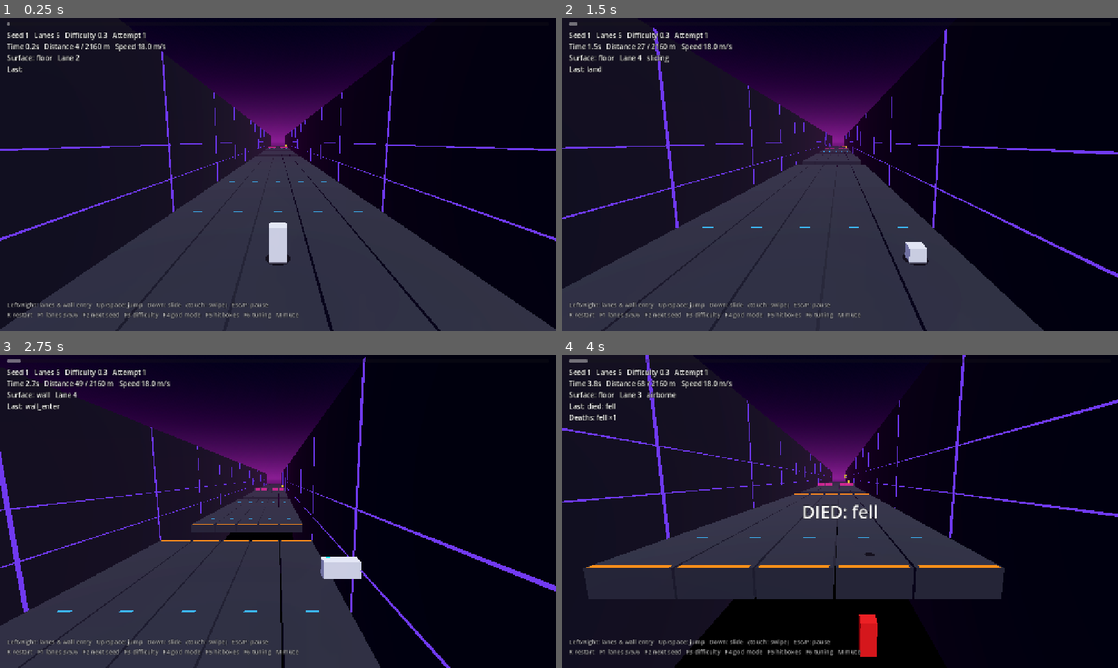
Above: before the commit, frames 1-4 (two rows, left to right).
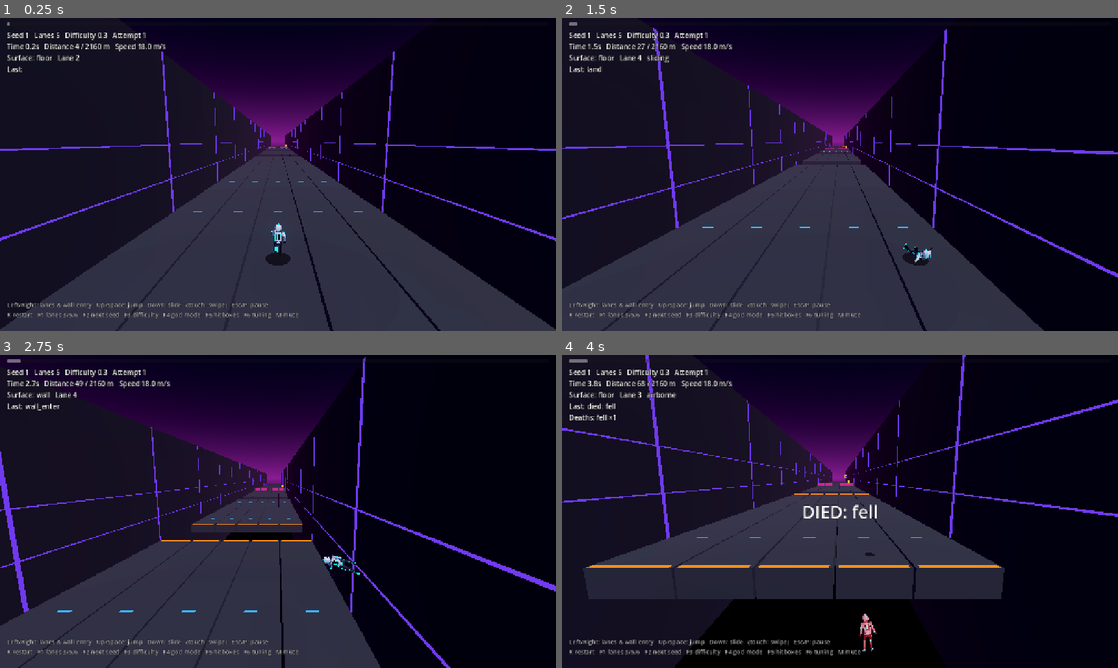
Above: after the commit, the same moments.

Repository: JacobCromwell/NeonRunner
Game: Godot game, scene res://scenes/main.tscn
Two runs of this game, one before a commit and one after it. Both use one fixed random seed, a clock stepped at 60 frames per second and the inputs below.
Inputs (mouse positions are in pixels of both pictures, inside the frame that each line leads up to):
- Up to frame 1 (0.25 s): no input
- Up to frame 2 (1.5 s): move the mouse to (962, 158) at 0.52 s; hold Right (move_right) 0.53-1.25 s; tap Shift (dash) at 0.6 s; click (962, 158) at 0.67 s; tap Up (jump) at 0.77 s; tap Down (slide) at 0.8 s; drag from (728, 190) to (812, 237) at 1.27 s
- Up to frame 3 (2.75 s): move the mouse to (333, 442) at 2.02 s; hold Right (move_right) from 2.03 s (still down); tap Shift (dash) at 2.1 s; tap Down (slide) at 2.3 s
- Up to frame 4 (4 s): release Right (move_right) at 2.75 s; drag from (812, 574) to (673, 464) at 2.77 s; move the mouse to (1006, 558) at 3.52 s; hold Left (move_left) from 3.53 s (still down); tap Shift (dash) at 3.6 s; tap Up (jump) at 3.77 s; tap Down (slide) at 3.8 s

The runs differ from the first frame. In frame 1, 0.4% of the frame differs, in the area x 48-52%, y 65-79%; in frame 2, 0.3%; in frame 3, 0.5%, in the area x 57-65%, y 63-72%; in frame 4, 0.4%.

Commit message:
Player: show the avatar instead of the grey-box body
The body box and visor are replaced by PlayerAvatar under the pivot; one new
function, _update_avatar(), hands it the movement state each frame. Sliding
is a pose now instead of a squashed box. Gameplay, the hurtbox debug view
and the shadow are unchanged. Edits are marked "# Avatar".

Co-Authored-By: Claude Opus 5.5 <noreply@anthropic.com>
Claude-Session: https://claude.ai/code/session_012JJAcAhBdZbxgGQfkbi75J

Diff:
--- a/scripts/player/player.gd
+++ b/scripts/player/player.gd
@@ -54,8 +54,8 @@
 var _queued: Array[StringName] = []
 
 var _pivot: Node3D
-var _body: MeshInstance3D
-var _visor: MeshInstance3D
+var _avatar: PlayerAvatar  # Avatar
+var _avatar_landed: bool = false  # Avatar: a "land" event since the last avatar update
 var _hurt_debug: MeshInstance3D
 var _shadow: MeshInstance3D
 var _hazard_shape := BoxShape3D.new()
@@ -101,7 +101,7 @@
 	_roll = 0.0
 	_queued.clear()
 	last_event = ""
-	_body.material_override = GreyboxMaterials.flat(GreyboxMaterials.PLAYER)
+	_avatar.reset()  # Avatar
 	_apply_transform(1.0)
 
 
@@ -408,7 +408,7 @@
 
 func _die(cause: String) -> void:
 	alive = false
-	_body.material_override = GreyboxMaterials.flat(GreyboxMaterials.PLAYER_DEAD)
+	_update_avatar(0.0)  # Avatar: starts the collapse (the avatar finishes it on its own).
 	_event(&"died")
 	last_event = "died: " + cause
 	died.emit(cause)
@@ -432,12 +432,29 @@
 	var height: float = _hurtbox_height()
 	_hurt_debug.scale = Vector3(tuning.hurtbox_size.x, height, tuning.hurtbox_size.z)
 	_hurt_debug.position.y = height * 0.5
-	var vis: Vector3 = tuning.visual_size
-	var vis_h: float = vis.y * (height / tuning.hurtbox_size.y)
-	_body.scale = Vector3(vis.x, vis_h, vis.z)
-	_body.position.y = vis_h * 0.5
-	_visor.position = Vector3(0.0, vis_h * 0.8, -vis.z * 0.5)
+	_update_avatar(delta)  # Avatar: sliding is a pose now, not a squashed box.
 	_update_shadow()
+
+
+## Avatar: hands the runner model this frame's movement state (see PlayerAvatar.animate).
+func _update_avatar(delta: float) -> void:
+	var switch_dir: int = int(signf(_switch_to - _switch_from)) if _switch_t < 1.0 else 0
+	_avatar.fit_to(tuning.visual_size)
+	_avatar.animate({
+		"surface": surface_name(),
+		"grounded": grounded,
+		"vh": vh,
+		"sliding": is_sliding(),
+		"distance": distance,
+		"speed": speed,
+		"wall_side": wall_side,
+		"switch_dir": switch_dir,
+		"alive": alive,
+		"dashing": false,  # No juggernaut dash yet.
+		"just_landed": _avatar_landed,
+		"stomping": _slide_on_land and not grounded,  # The air-slide fast fall slams down.
+	}, delta)
+	_avatar_landed = false
 
 
 ## A blob shadow on the surface below (or above, on the ceiling) to read height and gaps.
@@ -466,12 +483,10 @@
 	_pivot = Node3D.new()
 	add_child(_pivot)
 
-	_body = MeshInstance3D.new()
-	_body.mesh = GreyboxMaterials.unit_box()
-	_body.material_override = GreyboxMaterials.flat(GreyboxMaterials.PLAYER)
-	_pivot.add_child(_body)
-
-	_visor = GreyboxMaterials.add_box(_pivot, Vector3.ZERO, Vector3(0.6, 0.15, 0.05), GreyboxMaterials.glow(GreyboxMaterials.VISOR, 3.0))
+	# Avatar: the runner model replaces the grey-box body and visor.
+	_avatar = PlayerAvatar.new()
+	_pivot.add_child(_avatar)
+	movement_event.connect(func(kind: StringName) -> void: _avatar_landed = _avatar_landed or kind == &"land")
 
 	_hurt_debug = MeshInstance3D.new()
 	_hurt_debug.mesh = GreyboxMaterials.unit_box()
